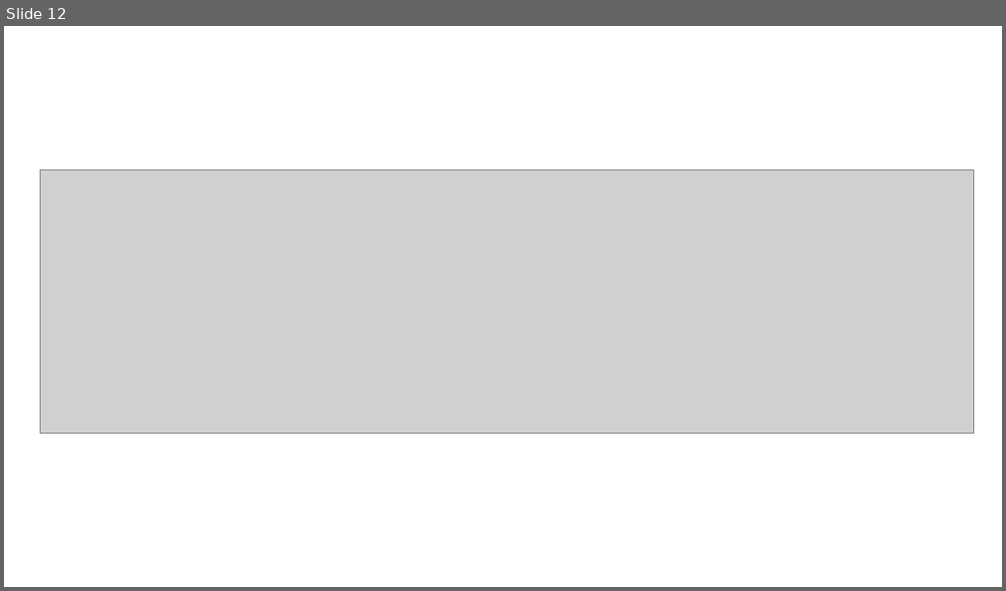
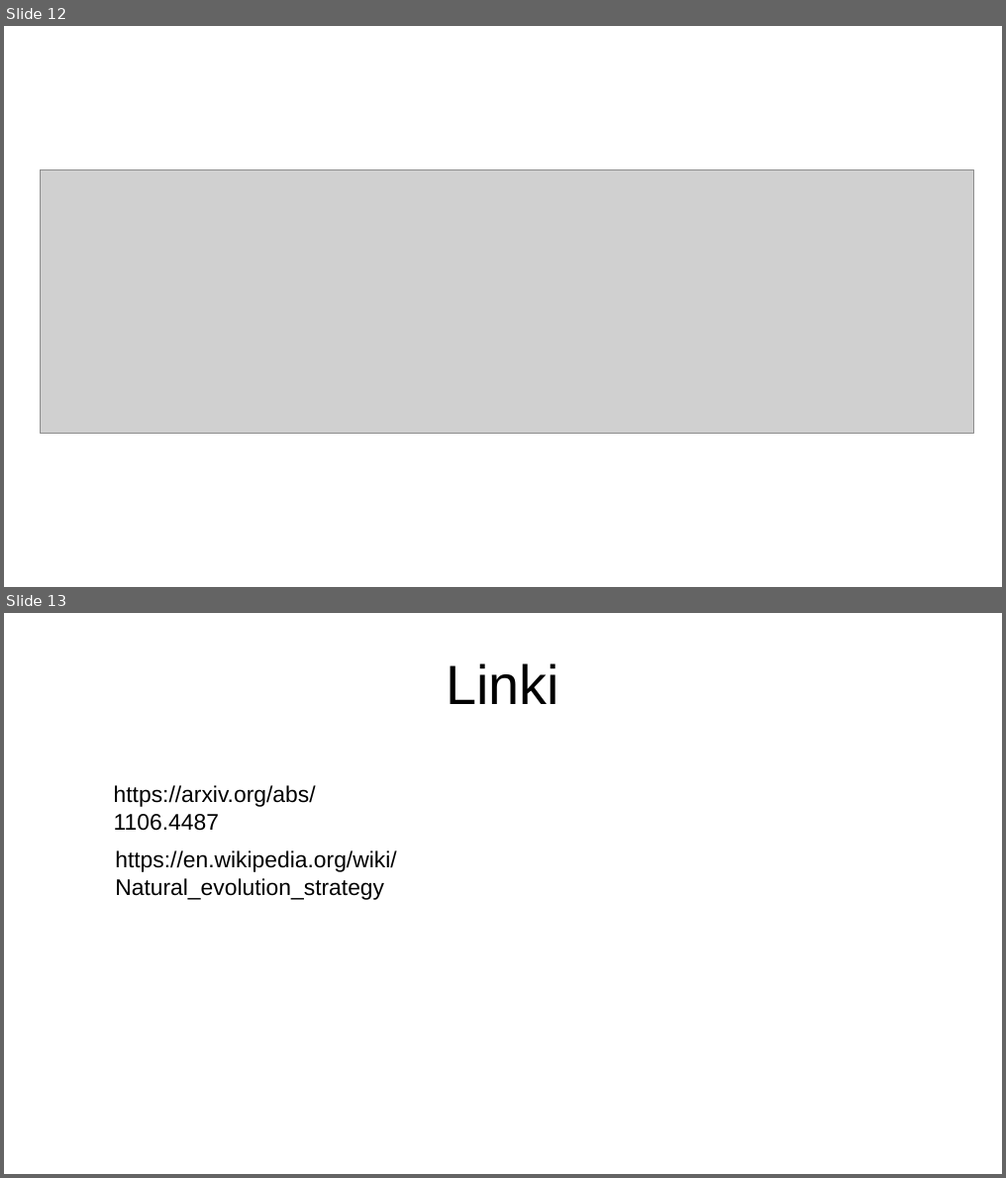
Before and after one commit to trytrihjyuki/university, a slide deck: S3/EvolutionaryAlgorithms/referat/NES.odp. Shown one above the other, each under a label of ours: slide 12 before the commit, slides 12 and 13 after it. The pictures are 1006x591 and 1006x1178 pixels, drawn with LibreOffice and Linux fonts; fonts in the diff are those of the drawing; grey boxes stand for pictures. Boxes give left, top, right and bottom in pixels: in the first picture for what was removed or moved away, otherwise in the second. Text is boxed around its words. In the diff, an @@ line names an element or a change of style, - is before the commit and + after.

Commit message:
udpate NES ref

```diff
--- a/S3/EvolutionaryAlgorithms/referat/NES.odp
+++ b/S3/EvolutionaryAlgorithms/referat/NES.odp
@@ slide 13 added at (4,613,1002,1174), background #FFFFFF @@
@@ title added at (446,663,559,704), 44 pt, text #000000 @@
+Linki
@@ text added at (114,785,316,831), 18 pt, text #000000 @@
+https://arxiv.org/abs/1106.4487
@@ text added at (115,851,396,900), 18 pt, text #000000 @@
+https://en.wikipedia.org/wiki/Natural_evolution_strategy
```
